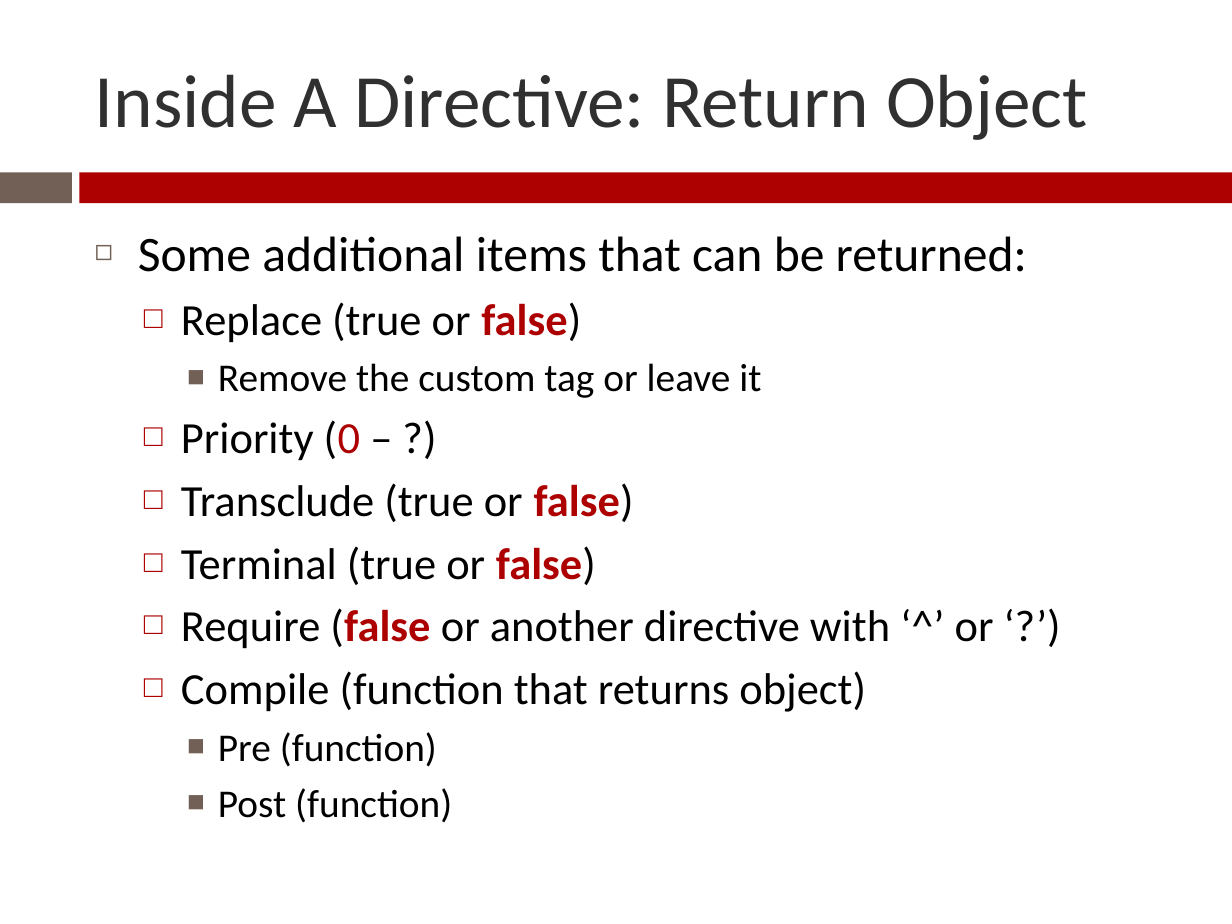
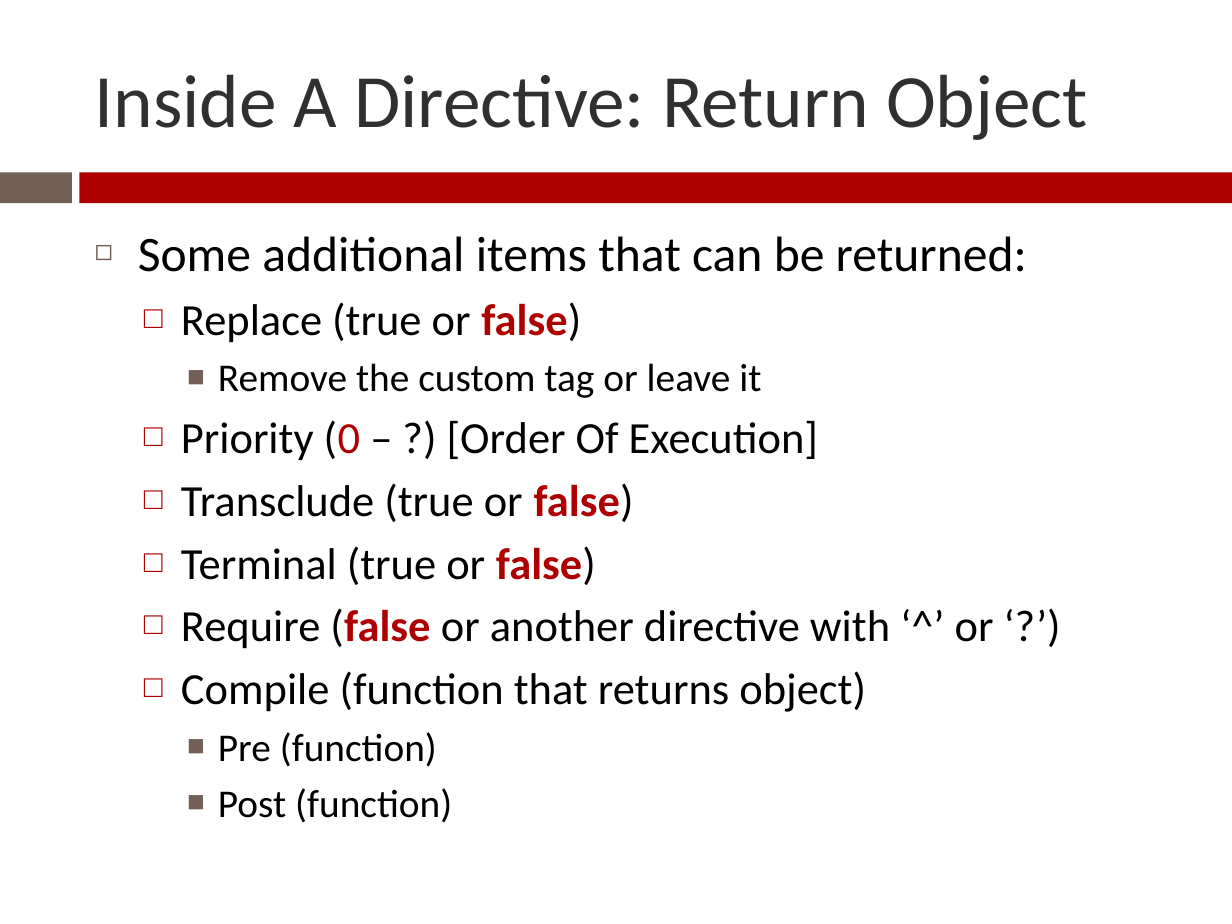
Before and after one commit to Zenitram-Oriaj/AngularJS_Directives, a slide deck: slide 10 of presentation/ajs_dir_presentation.pptx. Drawn at 1232x924 pixels with LibreOffice and Linux fonts; fonts in the diff are those of the drawing. Boxes give left, top, right and bottom in pixels: in the first picture for what was removed or moved away, otherwise in the second. Text is boxed around its words. In the diff, an @@ line names an element or a change of style, - is before the commit and + after.

```diff
--- a/presentation/ajs_dir_presentation.pptx
+++ b/presentation/ajs_dir_presentation.pptx
@@ text at (181,420,818,461): text changed @@
-  □ Priority (0 – ?)
+  □ Priority (0 – ?) [Order Of Execution]
```
Also in this commit, not shown: 2 other slides changed, 10 other files.
